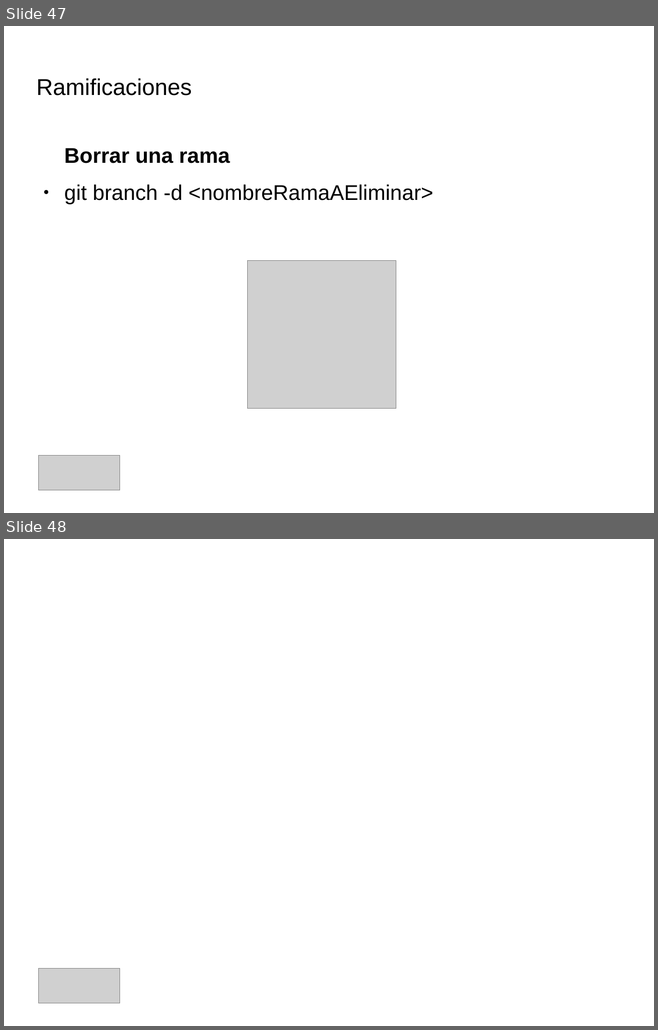
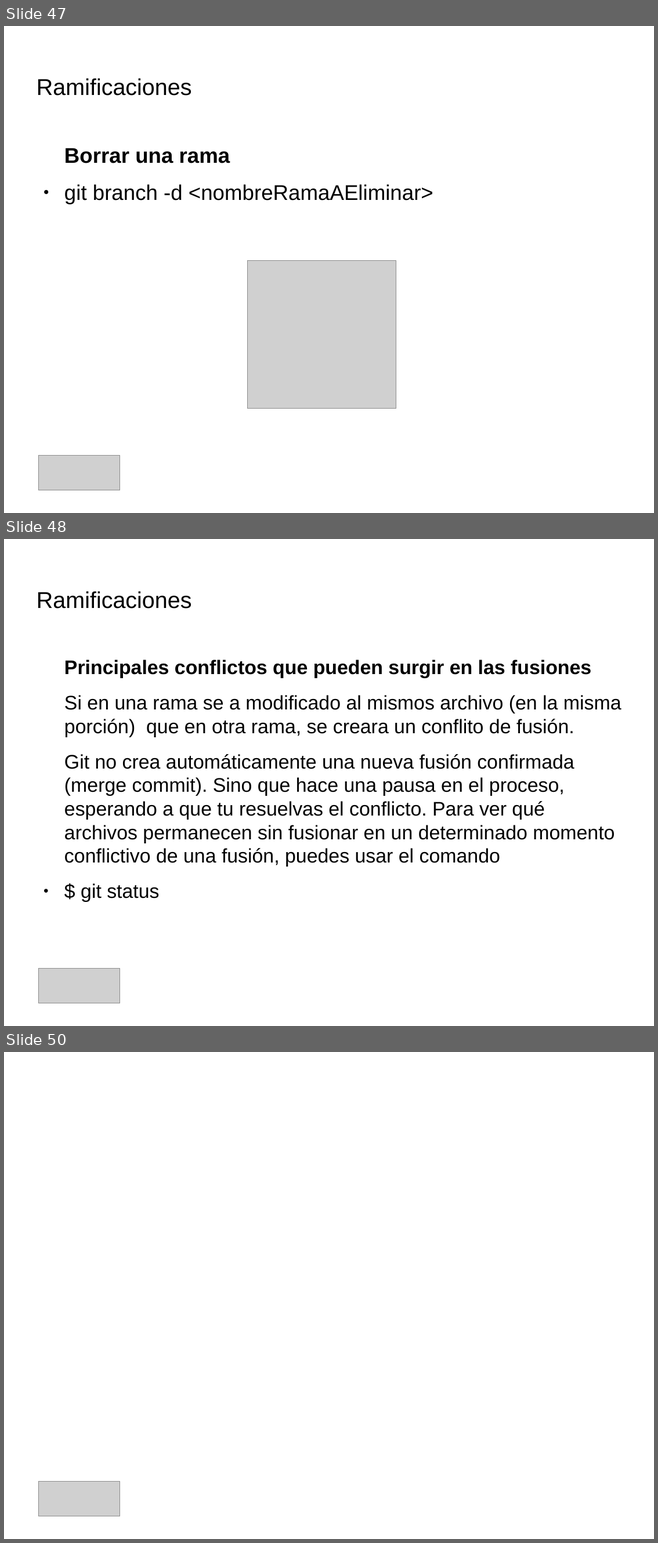
Before and after one commit to IllanPedro/Hardware, a slide deck: CursoGIT,GITHUB,SOURCETREE/Precentacion_Git.odp. Shown one above the other, each under a label of ours: slides 47 and 48 before the commit, slides 47, 48 and 50 after it; the slides between them are not shown. The pictures are 658x1030 and 658x1543 pixels, drawn with LibreOffice and Linux fonts; fonts in the diff are those of the drawing; grey boxes stand for pictures; background and template pictures are left out. Boxes give left, top, right and bottom in pixels: in the first picture for what was removed or moved away, otherwise in the second. Text is boxed around its words. In the diff, an @@ line names an element or a change of style, - is before the commit and + after.

```diff
--- a/CursoGIT,GITHUB,SOURCETREE/Precentacion_Git.odp
+++ b/CursoGIT,GITHUB,SOURCETREE/Precentacion_Git.odp
@@ slide 48 added at <box>4,539,654,1026</box>, background picture (left out) @@
@@ title added at <box>36,591,192,609</box>, 28 pt, text #000000 @@
+Ramificaciones
@@ text added at <box>64,660,621,902</box>, 24.1 pt, text #000000 @@
+Principales conflictos que pueden surgir en las fusiones
+Si en una rama se a modificado al mismos archivo (en la misma porción) que en otra rama, se creara un conflito de fusión.
+Git no crea automáticamente una nueva fusión confirmada (merge commit). Sino que hace una pausa en el proceso, esperando a que tu resuelvas el conflicto. Para ver qué archivos permanecen sin fusionar en un determinado momento conflictivo de una fusión, puedes usar el comando
+● $ git status
@@ picture added at <box>39,969,120,1004</box> @@
@@ what was slide 48 is now slide 50 @@
```
Also in this commit, not shown: 4 other slides added, 1 other file.
